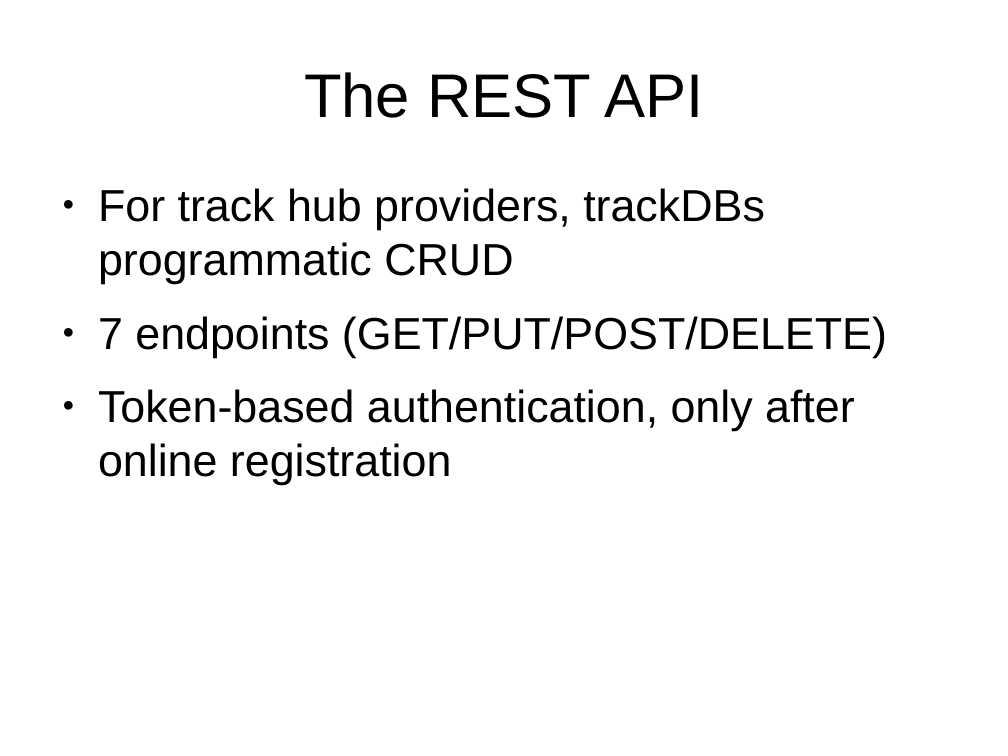
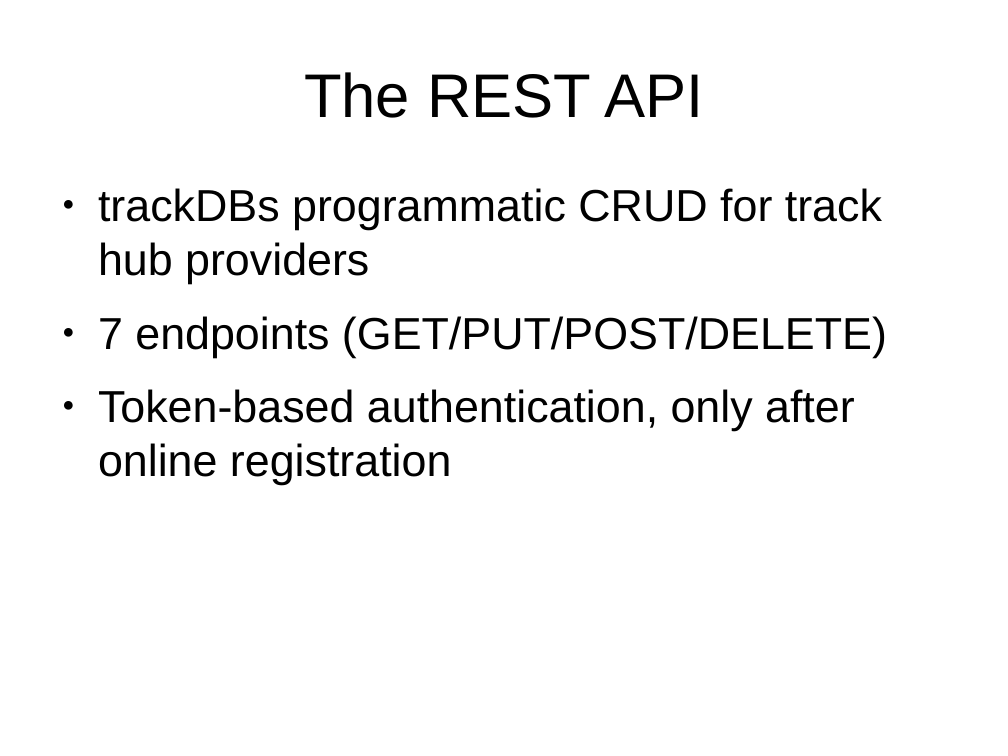
Before and after one commit to Ensembl/trackhub-registry, a slide deck: slide 9 of docs/code_review_07-05-15/talk.odp. Drawn at 1008x756 pixels with LibreOffice and Linux fonts; fonts in the diff are those of the drawing; background and template pictures are left out. Boxes give left, top, right and bottom in pixels: in the first picture for what was removed or moved away, otherwise in the second. Text is boxed around its words. In the diff, an @@ line names an element or a change of style, - is before the commit and + after.

Commit message:
REST section almost completed.

```diff
--- a/docs/code_review_07-05-15/talk.odp
+++ b/docs/code_review_07-05-15/talk.odp
@@ text at [98, 188, 882, 284]: text changed @@
-● For track hub providers, trackDBs programmatic CRUD
+● trackDBs programmatic CRUD for track hub providers
```
Also in this commit, not shown: 2 other slides changed, 7 slides added.
